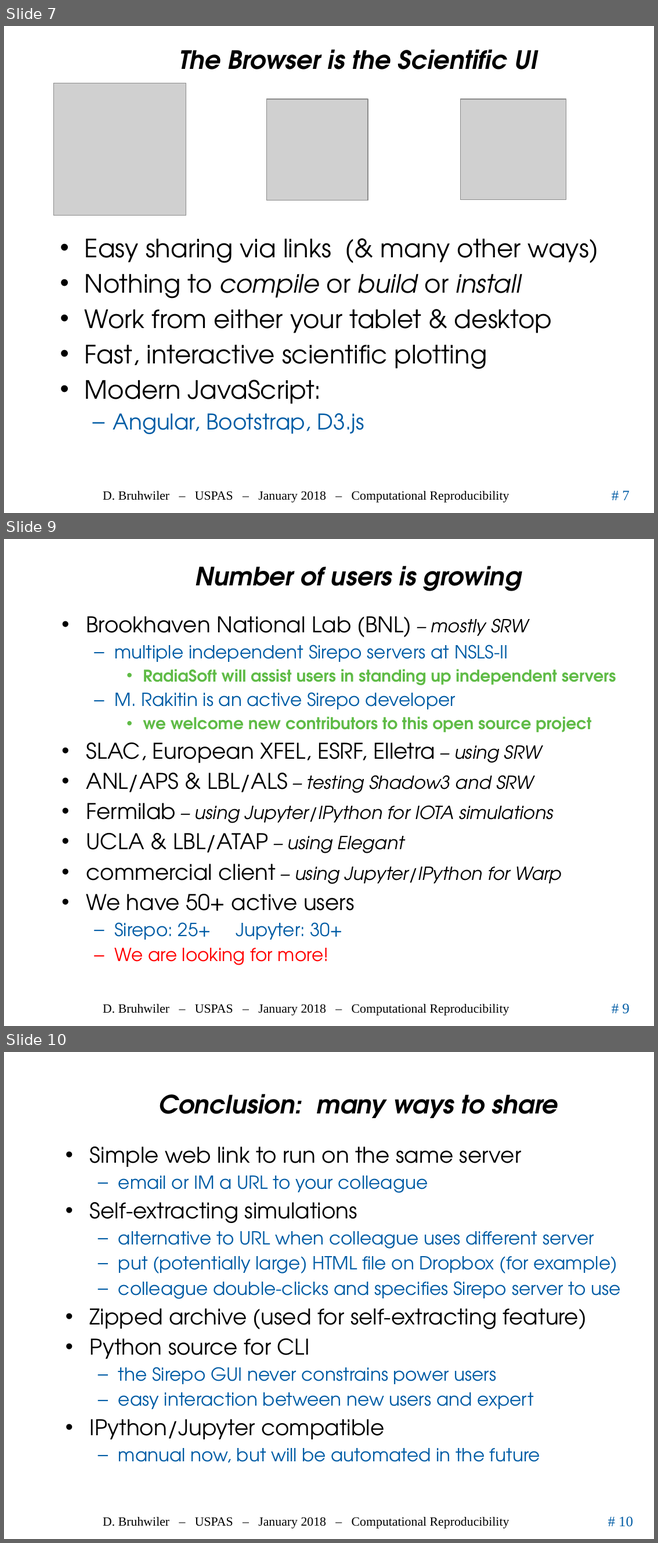
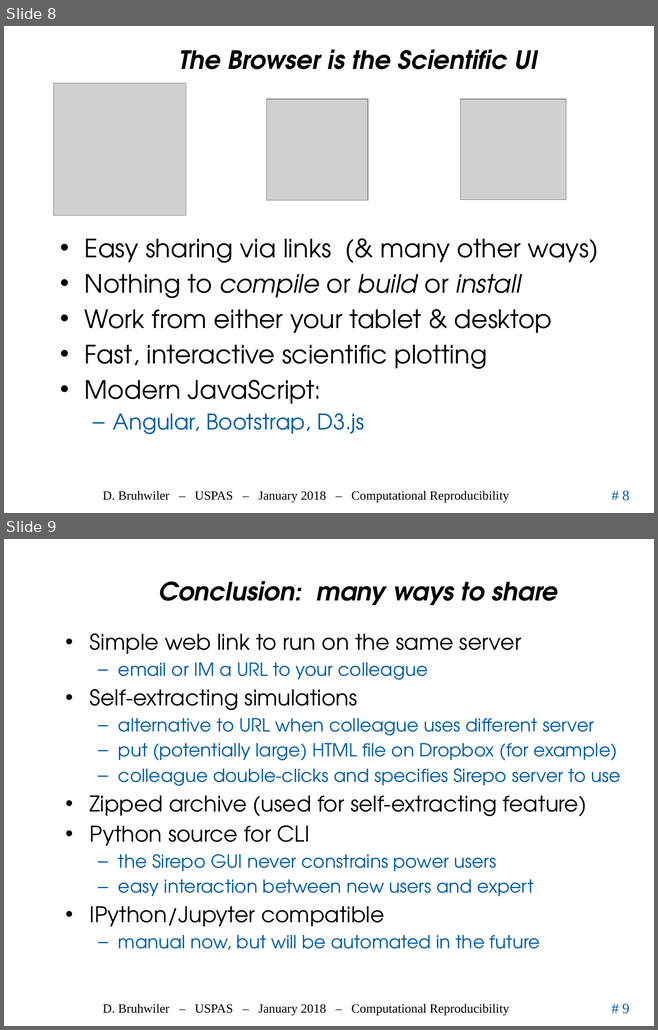
Before and after one commit to uspas/simbeamplasma18, a slide deck: computational_reproducibility/lecture/2018_ComputationalReproducibility_Bruhwiler_USPAS.pptx. Shown one above the other, each under a label of ours: slides 7, 9 and 10 before the commit, slides 8 and 9 after it; the slides between them are not shown. The pictures are 658x1543 and 658x1030 pixels, drawn with LibreOffice and Linux fonts; fonts in the diff are those of the drawing; grey boxes stand for pictures; background and template pictures are left out. Boxes give left, top, right and bottom in pixels: in the first picture for what was removed or moved away, otherwise in the second. Text is boxed around its words. In the diff, an @@ line names an element or a change of style, - is before the commit and + after.

```diff
--- a/computational_reproducibility/lecture/2018_ComputationalReproducibility_Bruhwiler_USPAS.pptx
+++ b/computational_reproducibility/lecture/2018_ComputationalReproducibility_Bruhwiler_USPAS.pptx
@@ slide 9 removed at bbox=[4, 539, 654, 1026], background #FFFFFF; not listed: 3 template elements that a slide beside it also shows @@
@@ title removed at bbox=[195, 566, 521, 591] @@
-Number of users is growing
@@ text removed at bbox=[86, 616, 616, 965] @@
-• Brookhaven National Lab (BNL) – mostly SRW
-  – multiple independent Sirepo servers at NSLS-II
-    • RadiaSoft will assist users in standing up independent servers
-  – M. Rakitin is an active Sirepo developer
-    • we welcome new contributors to this open source project
-• SLAC, European XFEL, ESRF, Elletra – using SRW
-• ANL/APS & LBL/ALS – testing Shadow3 and SRW
-• Fermilab – using Jupyter/IPython for IOTA simulations
-• UCLA & LBL/ATAP – using Elegant
-• commercial client – using Jupyter/IPython for Warp
-• We have 50+ active users
-  – Sirepo: 25+ Jupyter: 30+
-  – We are looking for more!
@@ what was slide 7 is now slide 8 @@
@@ page number at bbox=[622, 491, 629, 501]: text changed @@
-# 7
+# 8
@@ what was slide 10 is now slide 9 @@
@@ page number at bbox=[622, 1004, 629, 1014]: text changed @@
-# 10
+# 9
```
Also in this commit, not shown: 1 slide changed, 1 slide added, 1 other slide removed.
